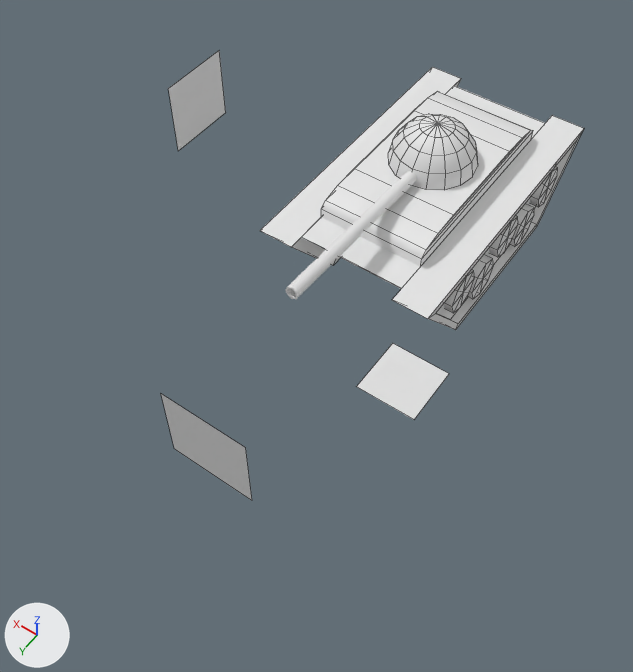
An edit to the FBX model Engine_Godoy_Fabbri/res/Tank/Tank.fbx, drawn before and after from the same camera.
Rendered twice from a camera (50 mm lens) standing at (-6.68, 13.8, 14.46) and looking at (1.01, 3.02, -2.47). Every picture has the same lights, and +X, +Y and +Z are marked at lower left. The first picture is the older version. Mesh edges are drawn as thin lines on the coarser meshes. Where no turn or scale is listed for an object, it has been applied to the vertices.

In view in the first picture: 'Base', 'Canon', 'Plane', 'Plane.001', 'Plane.002', 'Turret', 'TurretBase' and 5 more.
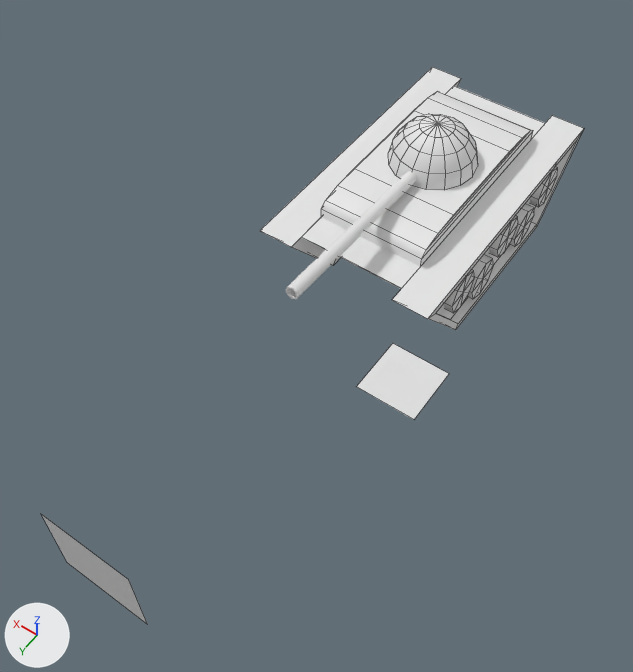
Boxes [x1, y1, x2, y2] around the edits, measured in the pictures (633 x 672 px):
'Plane.001', mesh moved
    before: [161, 394, 252, 500]
    after: [41, 514, 148, 625]
'Plane', mesh moved (not visible afterwards)
    before: [168, 51, 226, 151]

The change, as a diff of the scene's bpy script:
```diff
--- a/Engine_Godoy_Fabbri/res/Tank/Tank.fbx.py
+++ b/Engine_Godoy_Fabbri/res/Tank/Tank.fbx.py
@@ me_plane @@
 # used by ob_plane; location = (0.0, 0.0, 0.0)
-me_plane.from_pydata(...)  # 4 vertices, 1 face; spans x 7.0, y -1.0..1.0, z -1.0..1.0
+me_plane.from_pydata(...)  # 4 vertices, 1 face; spans x 1.55, y -1.0..1.0, z -1.0..1.0
+# me_plane part 1: the whole mesh is moved by (-5.45, 0.0, 0.0)
@@ me_plane_001 @@
 # used by ob_plane_001; location = (0.0, 0.0, 0.0)
-me_plane_001.from_pydata(...)  # 4 vertices, 1 face; spans x -1.0..1.0, y 8.0, z -1.0..1.0
+me_plane_001.from_pydata(...)  # 4 vertices, 1 face; spans x -1.0..1.0, y 11.0, z -1.0..1.0
+# me_plane_001 part 2: the whole mesh is moved by (0.0, 3.0, 0.0)
```
